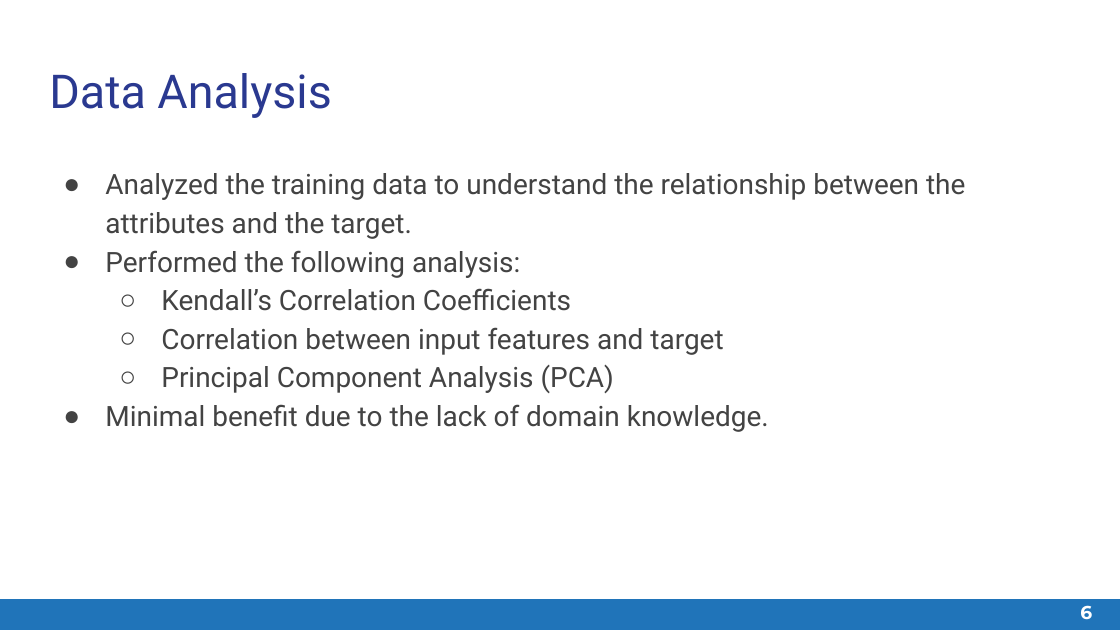
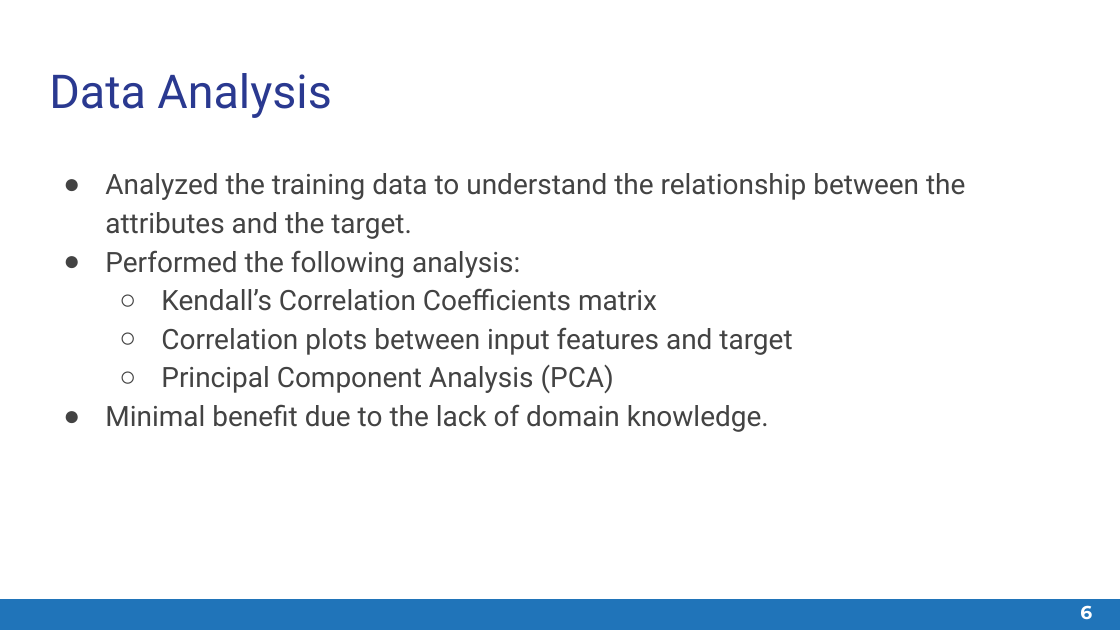
Before and after one commit to ayushkumarshah/Linear_Feature_Engineering_Matlab, a slide deck: slide 6 of documentation/Quantitative Foundations Project 1 - Slide Deck.pptx. Drawn at 1120x630 pixels with LibreOffice and Linux fonts; fonts in the diff are those of the drawing. Boxes give left, top, right and bottom in pixels: in the first picture for what was removed or moved away, otherwise in the second. Text is boxed around its words. In the diff, an @@ line names an element or a change of style, - is before the commit and + after.

```diff
--- a/documentation/Quantitative Foundations Project 1 - Slide Deck.pptx
+++ b/documentation/Quantitative Foundations Project 1 - Slide Deck.pptx
@@ text at box(161, 288, 792, 355): text changed @@
-  ○ Kendall’s Correlation Coefficients
-  ○ Correlation between input features and target
+  ○ Kendall’s Correlation Coefficients matrix
+  ○ Correlation plots between input features and target
```
Also in this commit, not shown: 5 other slides changed, 1 slide added, 1 other file.
